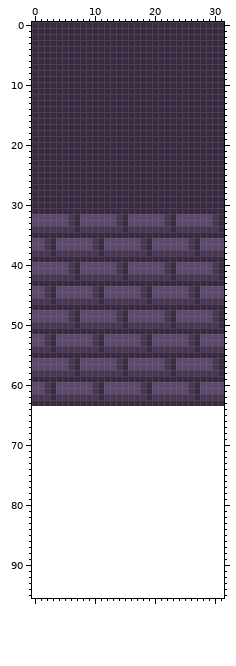
Sprite sheet, stored at Assets/Resources/Images/Tilesets/Hall/wall.png. Above is the file before it was changed.
The file is 32x64 pixels. The old version is drawn lined up with the new one, on the new canvas.
The result:
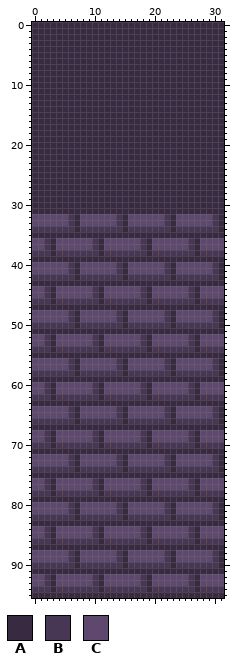
Palette (. is transparent): A #382a40  B #483754  C #5f486e
Change:
canvas 32x64 -> 32x96
@@ x 0..31 @@
 63 AAAAAAAAAAAAAAAAAAAAAAAAAAAAAAAA
-64 ................................
-65 ................................
-66 ................................
-67 ................................
-68 ................................
-69 ................................
-70 ................................
-71 ................................
-72 ................................
-73 ................................
-74 ................................
-75 ................................
-76 ................................
-77 ................................
-78 ................................
-79 ................................
-80 ................................
-81 ................................
-82 ................................
-83 ................................
-84 ................................
-85 ................................
-86 ................................
-87 ................................
-88 ................................
-89 ................................
-90 ................................
-91 ................................
-92 ................................
-93 ................................
-94 ................................
-95 ................................
+64 CCCCCCBACCCCCCBACCCCCCBACCCCCCBA
+65 CCCCCCBACCCCCCBACCCCCCBACCCCCCBA
+66 BBBBBBBABBBBBBBABBBBBBBABBBBBBBA
+67 AAAAAAAAAAAAAAAAAAAAAAAAAAAAAAAA
+68 CCBACCCCCCBACCCCCCBACCCCCCBACCCC
+69 CCBACCCCCCBACCCCCCBACCCCCCBACCCC
+70 BBBABBBBBBBABBBBBBBABBBBBBBABBBB
+71 AAAAAAAAAAAAAAAAAAAAAAAAAAAAAAAA
+72 CCCCCCBACCCCCCBACCCCCCBACCCCCCBA
+73 CCCCCCBACCCCCCBACCCCCCBACCCCCCBA
+74 BBBBBBBABBBBBBBABBBBBBBABBBBBBBA
+75 AAAAAAAAAAAAAAAAAAAAAAAAAAAAAAAA
+76 CCBACCCCCCBACCCCCCBACCCCCCBACCCC
+77 CCBACCCCCCBACCCCCCBACCCCCCBACCCC
+78 BBBABBBBBBBABBBBBBBABBBBBBBABBBB
+79 AAAAAAAAAAAAAAAAAAAAAAAAAAAAAAAA
+80 CCCCCCBACCCCCCBACCCCCCBACCCCCCBA
+81 CCCCCCBACCCCCCBACCCCCCBACCCCCCBA
+82 BBBBBBBABBBBBBBABBBBBBBABBBBBBBA
+83 AAAAAAAAAAAAAAAAAAAAAAAAAAAAAAAA
+84 CCBACCCCCCBACCCCCCBACCCCCCBACCCC
+85 CCBACCCCCCBACCCCCCBACCCCCCBACCCC
+86 BBBABBBBBBBABBBBBBBABBBBBBBABBBB
+87 AAAAAAAAAAAAAAAAAAAAAAAAAAAAAAAA
+88 CCCCCCBACCCCCCBACCCCCCBACCCCCCBA
+89 CCCCCCBACCCCCCBACCCCCCBACCCCCCBA
+90 BBBBBBBABBBBBBBABBBBBBBABBBBBBBA
+91 AAAAAAAAAAAAAAAAAAAAAAAAAAAAAAAA
+92 CCBACCCCCCBACCCCCCBACCCCCCBACCCC
+93 CCBACCCCCCBACCCCCCBACCCCCCBACCCC
+94 BBBABBBBBBBABBBBBBBABBBBBBBABBBB
+95 AAAAAAAAAAAAAAAAAAAAAAAAAAAAAAAA
